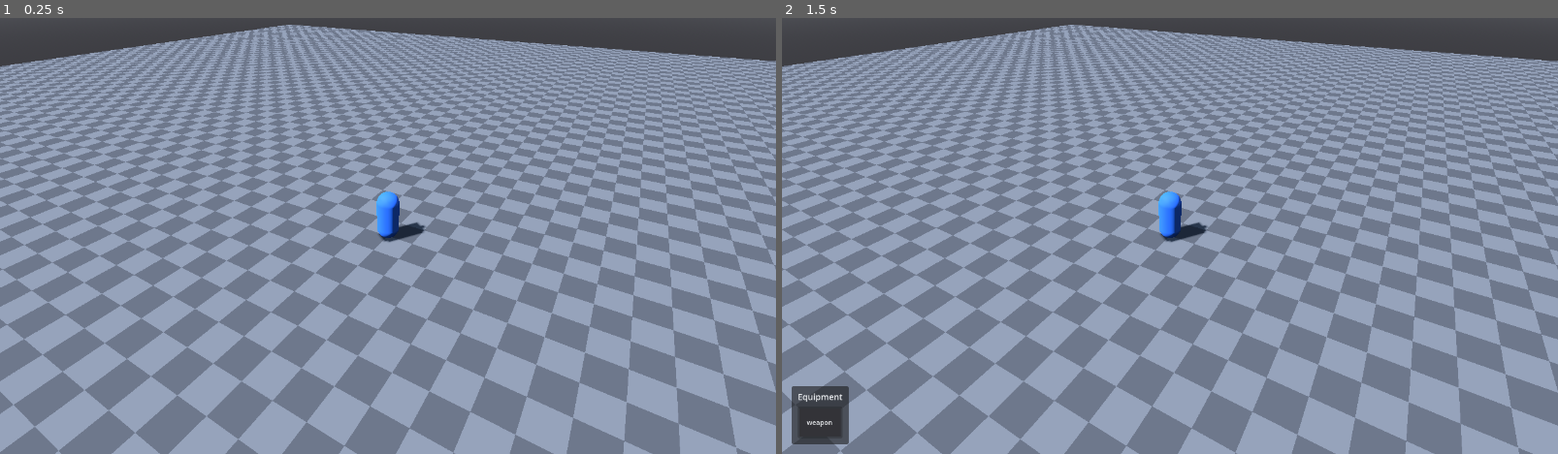
Above: before the commit, frames 1-2 (left to right).
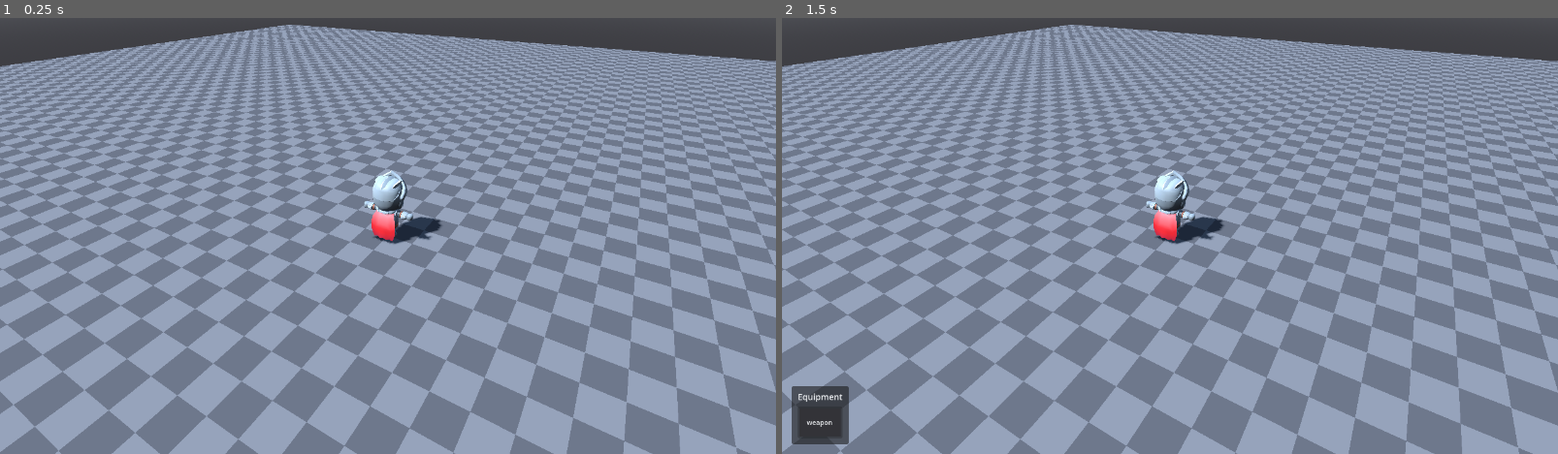
Above: after the commit, the same moments.

Repository: devarminas/marque
Game: Godot game, scene res://scenes/main.tscn
Two runs of this game, one before a commit and one after it. Both use one fixed random seed, a clock stepped at 60 frames per second and the inputs below.
Inputs (mouse positions are in pixels of both pictures, inside the frame that each line leads up to):
- Up to frame 1 (0.25 s): no input
- Up to frame 2 (1.5 s): tap Enter at 0.5 s; move the mouse to (1340, 214) at 0.52 s; tap E (toggle_equipment) at 0.6 s; click (1340, 214) at 0.67 s; tap Space at 1.25 s; drag from (1014, 257) to (1131, 323) at 1.27 s

The runs differ from the first frame. In frame 1, 0.7% of the frame differs, in the area x 46-57%, y 34-52%; in frame 2, 0.7%.

Commit message:
feat(client): replace the avatar capsule with the animated Knight
The rig is instanced in player_avatar.tscn with a 180-degree authored yaw because the GLB faces +Z. An AnimationPlayer carries the movement library and update_to_tick derives walk/idle from the walker every call: Running_A at 3.25x matches the server's 3.0 units per second stride, Jump_Idle breathes otherwise. play() on the current animation does not restart, so re-deriving is safe. The avatar suite walks the Skeleton3D's skinned meshes and pins the derived animation states.

Diff:
--- a/client/scenes/player_avatar.tscn
+++ b/client/scenes/player_avatar.tscn
@@ -1,19 +1,8 @@
-[gd_scene load_steps=5 format=3]
+[gd_scene load_steps=4 format=3]
 
 [ext_resource type="Script" path="res://scripts/player_avatar.gd" id="1_avatar"]
-
-[sub_resource type="StandardMaterial3D" id="StandardMaterial3D_avatar"]
-albedo_color = Color(0.16, 0.42, 0.88, 1)
-roughness = 0.75
-
-[sub_resource type="CapsuleMesh" id="CapsuleMesh_body"]
-material = SubResource("StandardMaterial3D_avatar")
-radius = 0.4
-height = 1.8
-
-[sub_resource type="BoxMesh" id="BoxMesh_facing"]
-material = SubResource("StandardMaterial3D_avatar")
-size = Vector3(0.18, 0.18, 0.36)
+[ext_resource type="PackedScene" path="res://assets/kaykit/Knight.glb" id="2_knight"]
+[ext_resource type="AnimationLibrary" path="res://assets/kaykit/movement_library.tres" id="3_movement"]
 
 [node name="PlayerAvatar" type="Node3D"]
 script = ExtResource("1_avatar")
@@ -21,12 +10,11 @@
 face_travel_direction = true
 turn_degrees_per_second = 540.0
 
-[node name="Body" type="MeshInstance3D" parent="."]
-transform = Transform3D(1, 0, 0, 0, 1, 0, 0, 0, 1, 0, 0.9, 0)
-cast_shadow = 1
-mesh = SubResource("CapsuleMesh_body")
+[node name="Knight" parent="." instance=ExtResource("2_knight")]
+transform = Transform3D(-1, 0, 0, 0, 1, 0, 0, 0, -1, 0, 0, 0)
 
-[node name="Facing" type="MeshInstance3D" parent="."]
-transform = Transform3D(1, 0, 0, 0, 1, 0, 0, 0, 1, 0, 1.25, -0.42)
-cast_shadow = 1
-mesh = SubResource("BoxMesh_facing")
+[node name="AnimationPlayer" type="AnimationPlayer" parent="."]
+root_node = NodePath("../Knight")
+libraries = {
+&"kaykit": ExtResource("3_movement")
+}
--- a/client/scripts/player_avatar.gd
+++ b/client/scripts/player_avatar.gd
@@ -26,6 +26,14 @@
 
 const PolylineWalker := preload("res://scripts/polyline_walker.gd")
 const TickClock := preload("res://scripts/tick_clock.gd")
+
+## Probed stride match: Running_A's cycle moves the feet 0.7391 units in 0.8s,
+## so at 3.25x playback the stride paces the server's 3.0 units per second.
+## Walking_A would need roughly 8x and slides at that rate.
+const WALK_ANIM := "kaykit/Running_A"
+## KayKit's only looping breathing cycle; nothing in the library is named Idle.
+const IDLE_ANIM := "kaykit/Jump_Idle"
+const WALK_SPEED_SCALE := 3.25
 
 ## Server player id, or 0 before [method configure]. Ids are assigned from 1
 ## (PROTOCOL.md, "Identity"), so 0 means unconfigured.
@@ -60,6 +68,9 @@
 ## from [member Node3D.rotation] so the turn can be damped over frames while the
 ## position stays exactly where the walker says it is.
 var _desired_yaw := 0.0
+
+## The scene's animation mixer, driving the Knight instanced below it.
+@onready var _animation: AnimationPlayer = $AnimationPlayer
 
 
 ## Binds this avatar to a player id and to the connection's tick length.
@@ -105,6 +116,7 @@
 
 	var ground := _walker.position_at_tick(tick)
 	position = Vector3(ground.x, ground_y, ground.y)
+	_set_walking(not _walker.is_finished_at_tick(tick))
 
 	if not face_travel_direction:
 		return
@@ -130,6 +142,22 @@
 		_turn_toward_desired_yaw(delta)
 
 
+## The walk/idle pair is derived from the walker, never stored: the tick is the
+## statement of whether this player is moving, and re-deriving it keeps a
+## stale "walking" flag from outliving the tick it came from. Playing the
+## current animation again does not restart it (probed: position continued), so
+## re-calling every update is safe and keeps the stride scale pinned.
+func _set_walking(walking: bool) -> void:
+	if walking:
+		if _animation.current_animation != WALK_ANIM:
+			_animation.play(WALK_ANIM)
+		_animation.speed_scale = WALK_SPEED_SCALE
+		return
+	if _animation.current_animation != IDLE_ANIM:
+		_animation.play(IDLE_ANIM)
+	_animation.speed_scale = 1.0
+
+
 func _turn_toward_desired_yaw(delta: float) -> void:
 	rotation.y = rotate_toward(
 		rotation.y, _desired_yaw, deg_to_rad(turn_degrees_per_second) * delta
--- a/client/tests/test_avatar.gd
+++ b/client/tests/test_avatar.gd
@@ -49,6 +49,7 @@
 	_test_scene_instantiates_and_configures()
 	_test_position_tracks_the_walker_over_simulated_time()
 	_test_two_avatars_do_not_share_state()
+	await _test_walk_animation_follows_the_walker()
 	await _test_a_clock_drives_the_avatar_without_being_told_each_tick()
 	await _test_the_body_turns_to_face_its_direction_of_travel()
 	await _test_facing_can_be_turned_off_without_moving_the_body()
@@ -92,27 +93,56 @@
 	)
 
 	# A shadow needs a caster. Unlit geometry casts none, and without one a
-	# capsule on a plane has no readable contact point (NOTES.md, "Color as
+	# body on a plane has no readable contact point (NOTES.md, "Color as
 	# semantics"). The windowed screenshot check proves the shadow actually
-	# lands; this proves the mesh is authored to cast it at all.
-	for child in avatar.get_children():
-		var mesh := child as MeshInstance3D
-		if mesh == null:
-			continue
-		_assertions.check(
-			mesh.cast_shadow == GeometryInstance3D.SHADOW_CASTING_SETTING_ON,
-			"%s casts a shadow" % mesh.name,
-		)
-		var primitive := mesh.mesh as PrimitiveMesh
-		var material: StandardMaterial3D = null
-		if primitive != null:
-			material = primitive.material as StandardMaterial3D
-		_assertions.check(material != null, "%s has a StandardMaterial3D" % mesh.name)
-		if material != null:
+	# lands; this proves the meshes are authored to cast it at all.
+	#
+	# The rig is the skinned Knight, so the meshes live under its Skeleton3D.
+	# A body whose meshes were still the retired blue capsule would have zero
+	# of them there.
+	var skeleton := avatar.get_node_or_null("Knight/Rig_Medium/Skeleton3D") as Skeleton3D
+	_assertions.check(skeleton != null, "the rig's Skeleton3D exists under Knight/Rig_Medium")
+	var skinned := 0
+	if skeleton != null:
+		for node in skeleton.get_children():
+			var mesh := node as MeshInstance3D
+			if mesh == null:
+				continue
+			skinned += 1
 			_assertions.check(
-				material.shading_mode == BaseMaterial3D.SHADING_MODE_PER_PIXEL,
-				"%s is lit, not unlit" % mesh.name,
+				mesh.cast_shadow == GeometryInstance3D.SHADOW_CASTING_SETTING_ON,
+				"%s casts a shadow" % mesh.name,
 			)
+			# Imported glTF meshes carry their own materials, which need not be
+			# StandardMaterial3D. Unlit is still checkable on any material that has
+			# the property, and an unlit body would cast no shadow: the claim above
+			# would then be a lie, so a build that went unlit fails here too.
+			var surface_material := mesh.get_active_material(0) if mesh.mesh != null and mesh.mesh.get_surface_count() > 0 else null
+			_assertions.check(
+				surface_material != null, "%s has a material" % mesh.name
+			)
+			if surface_material != null and "shading_mode" in surface_material:
+				_assertions.check(
+					surface_material.shading_mode != BaseMaterial3D.SHADING_MODE_UNSHADED,
+					"%s is lit, not unlit" % mesh.name,
+				)
+	_assertions.check(skinned > 0, "the skeleton carries skinned meshes (%d)" % skinned)
+
+	_assertions.check(avatar.get_node_or_null("Knight") is Node3D, "the Knight rig is instanced")
+	var animation := avatar.get_node_or_null("AnimationPlayer") as AnimationPlayer
+	_assertions.check(animation != null, "an AnimationPlayer is authored on the avatar")
+	_assertions.check(
+		animation != null and animation.has_animation(PlayerAvatar.WALK_ANIM),
+		"the walk animation %s is in the library" % PlayerAvatar.WALK_ANIM,
+	)
+	_assertions.check(
+		animation != null and animation.has_animation(PlayerAvatar.IDLE_ANIM),
+		"the idle animation %s is in the library" % PlayerAvatar.IDLE_ANIM,
+	)
+	_assertions.check(
+		animation != null and animation.root_node == NodePath("../Knight"),
+		"the AnimationPlayer drives the Knight rig",
+	)
 
 	avatar.queue_free()
 
@@ -203,6 +233,47 @@
 	second.queue_free()
 
 
+## The animation is derived from the tick, not a stored flag: mid-path the
+## Knight runs, past the end it settles into the idle cycle, and a rewind
+## re-derives the run because nothing was cached.
+func _test_walk_animation_follows_the_walker() -> void:
+	var avatar := _spawn(2)
+	var animation := avatar.get_node_or_null("AnimationPlayer") as AnimationPlayer
+	_assertions.check(
+		animation != null and animation.current_animation.is_empty(),
+		"an avatar with no path plays nothing",
+	)
+
+	avatar.follow_path(PackedVector2Array([Vector2(0.0, 0.0), Vector2(6.0, 0.0)]), 0, 3.0)
+	avatar.update_to_tick(5)
+	_assertions.check(
+		animation != null and animation.current_animation == PlayerAvatar.WALK_ANIM,
+		"a mid-path tick runs %s, got \"%s\""
+		% [PlayerAvatar.WALK_ANIM, "" if animation == null else animation.current_animation],
+	)
+	_assertions.check(
+		animation != null and is_equal_approx(animation.speed_scale, PlayerAvatar.WALK_SPEED_SCALE),
+		"the walk is scaled to match the server's stride, got %f"
+		% (0.0 if animation == null else animation.speed_scale),
+	)
+
+	avatar.update_to_tick(10_000)
+	_assertions.check(
+		animation != null and animation.current_animation == PlayerAvatar.IDLE_ANIM,
+		"a far-future tick idles on %s, got \"%s\""
+		% [PlayerAvatar.IDLE_ANIM, "" if animation == null else animation.current_animation],
+	)
+
+	avatar.update_to_tick(5)
+	_assertions.check(
+		animation != null and animation.current_animation == PlayerAvatar.WALK_ANIM,
+		"a rewound tick re-derives the walk, got \"%s\""
+		% ("" if animation == null else animation.current_animation),
+	)
+
+	avatar.queue_free()
+
+
 ## With a clock assigned the avatar advances itself, which is how the wiring unit
 ## uses it: spawn, hand it paths, and never think about frames.
 func _test_a_clock_drives_the_avatar_without_being_told_each_tick() -> void:
